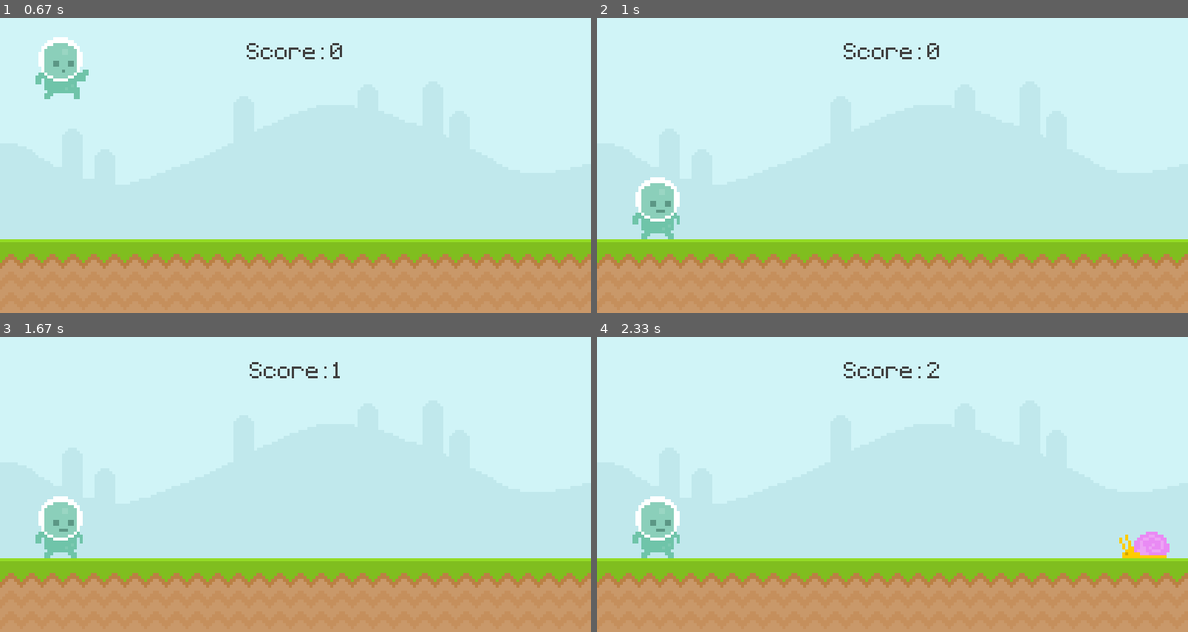
Above: before the commit, frames 1-4 (two rows, left to right).
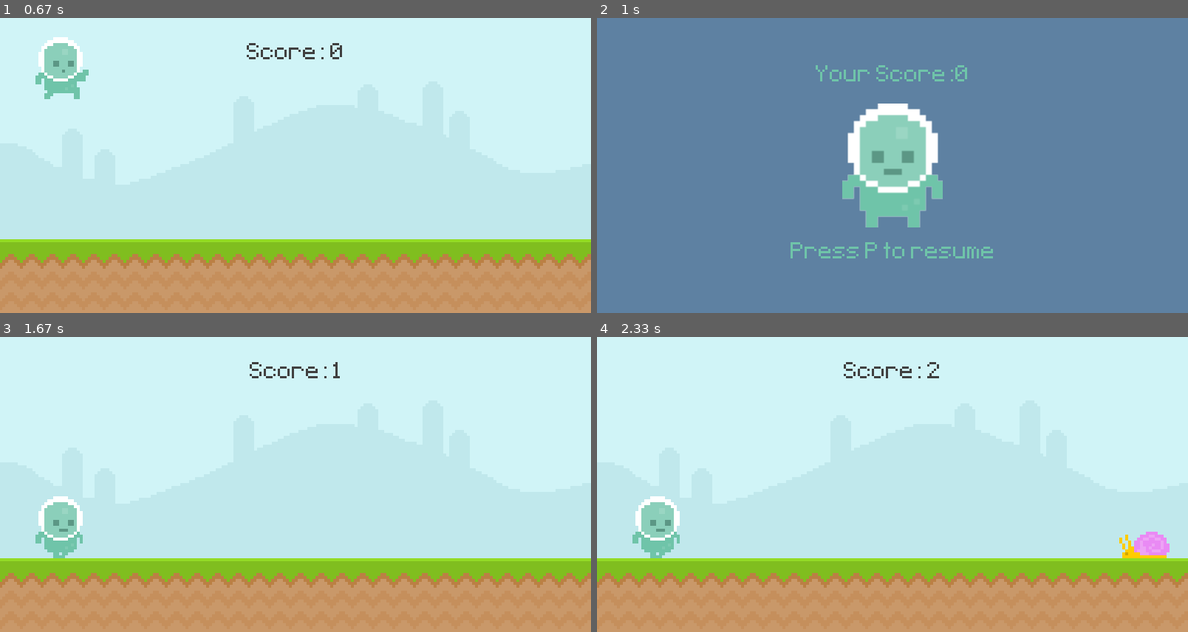
Above: after the commit, the same moments.

Repository: CNBloo/pygame-endless-runner
Game: pygame game, started from runner_video.py
Two runs of this game, one before a commit and one after it. Both use one fixed random seed, a clock stepped at 60 frames per second and the inputs below.
Inputs (mouse positions are in pixels of both pictures, inside the frame that each line leads up to):
- Up to frame 1 (0.67 s): tap Space at 0.33 s
- Up to frame 2 (1 s): hold P from 0.67 s (still down)
- Up to frame 3 (1.67 s): release P at 1.13 s; hold P 1.17-1.63 s
- Up to frame 4 (2.33 s): tap Space at 1.67 s; click (904, 384) at 2.05 s

Frame 1 is identical in both runs. In frame 2, 100% of the frame differs, in the area x 0-100%, y 0-100%; in frame 3, less than 0.1%; in frame 4, less than 0.1%.

Commit message:
Pause Menu added

Diff:
--- a/runner_video.py
+++ b/runner_video.py
@@ -130,6 +130,7 @@
 clock = pygame.time.Clock()
 test_font = pygame.font.Font('font/Pixeltype.ttf', 50)
 game_active = False
+paused = False
 start_time = 0
 score = 0
 bg_music = pygame.mixer.Sound('audio/music.wav')
@@ -189,6 +190,11 @@
 
 game_message = test_font.render('Press space to run',False,(111,196,169))
 game_message_rect = game_message.get_rect(center = (400,320))
+
+#Pause Screen
+pause_name = test_font.render('Press P to resume',False,(111,196,169))
+pause_rect = pause_name.get_rect(center = (400,320))
+pause_start = 0
 
 #Timer
 obstacle_timer = pygame.USEREVENT + 1
@@ -212,12 +218,19 @@
             if event.type == pygame.KEYDOWN:
                 if event.key == pygame.K_SPACE and player_hitbox.bottom >= 300:
                     player_gravity = -20
+                if event.key == pygame.K_p:
+                    paused = not paused
+                    if paused:
+                        pause_start = pygame.time.get_ticks()
+                    else:
+                        start_time += int((pygame.time.get_ticks() - pause_start) / 1000)
+
         else:
             if event.type == pygame.KEYDOWN and event.key == pygame.K_SPACE:
                 game_active = True
                 start_time = int(pygame.time.get_ticks() / 1000)
         if game_active:
-            if event.type == obstacle_timer:
+            if event.type == obstacle_timer and not paused:
                 obstacle_group.add(Obstacle(choice(['fly','snail','snail','snail'])))
                 # if randint(0,2):
                 #     obstacles_rect_list.append(snail_surf.get_rect(bottomright = (randint(900,1100),300)))
@@ -234,42 +247,49 @@
                 else: fly_frame_index = 0
                 fly_surf = fly_frames[fly_frame_index]
 
-
-
     if game_active:
-        screen.blit(sky_surface, (0,0))
-        screen.blit(ground_surface, (0,300))
-        #pygame.draw.rect(screen,'#c0e8ec',score_rect,10)
-        #pygame.draw.rect(screen,'#c0e8ec',score_rect)
-        #screen.blit(score_surface, score_rect)
-        score = display_score()
-
-        #pygame.draw.line(screen,'black',(0,0),(800,400),10)
-        #pygame.draw.ellipse(screen,'black',pygame.Rect(50,200,100,100))
-
-        # snail_hitbox.x -= 4
-        # if snail_hitbox.right <= 0:
-        #     snail_hitbox.left = 800
-        # screen.blit(snail_surface,snail_hitbox)
-
-        #Player
-        # player_gravity += 1
-        # player_hitbox.y += player_gravity
-        # if player_hitbox.bottom >= 300: player_hitbox.bottom = 300
-        # player_animation()
-        # screen.blit(player_surf,player_hitbox)
-        player.draw(screen)
-        player.update()
-
-        obstacle_group.draw(screen)
-        obstacle_group.update()
-
-        #Obstacle Movement
-        #obstacles_rect_list = obstacle_movment(obstacles_rect_list)
-
-        #Collision
-        game_active = collision_sprite()
-        #game_active = collisions(player_hitbox,obstacles_rect_list)
+        if paused:
+            screen.fill((94,129,162))
+            p_score_message = test_font.render(f'Your Score:{score}',False,(111,196,169))
+            p_score_message_rect = score_message.get_rect(center = (400,80))
+            screen.blit(pause_name, pause_rect)
+            screen.blit(player_stand,player_stand_rect)
+            screen.blit(p_score_message,p_score_message_rect)
+
+        else:
+            screen.blit(sky_surface, (0,0))
+            screen.blit(ground_surface, (0,300))
+            #pygame.draw.rect(screen,'#c0e8ec',score_rect,10)
+            #pygame.draw.rect(screen,'#c0e8ec',score_rect)
+            #screen.blit(score_surface, score_rect)
+            score = display_score()
+
+            #pygame.draw.line(screen,'black',(0,0),(800,400),10)
+            #pygame.draw.ellipse(screen,'black',pygame.Rect(50,200,100,100))
+
+            # snail_hitbox.x -= 4
+            # if snail_hitbox.right <= 0:
+            #     snail_hitbox.left = 800
+            # screen.blit(snail_surface,snail_hitbox)
+
+            #Player
+            # player_gravity += 1
+            # player_hitbox.y += player_gravity
+            # if player_hitbox.bottom >= 300: player_hitbox.bottom = 300
+            # player_animation()
+            # screen.blit(player_surf,player_hitbox)
+            player.draw(screen)
+            player.update()
+
+            obstacle_group.draw(screen)
+            obstacle_group.update()
+
+            #Obstacle Movement
+            #obstacles_rect_list = obstacle_movment(obstacles_rect_list)
+
+            #Collision
+            game_active = collision_sprite()
+            #game_active = collisions(player_hitbox,obstacles_rect_list)
     else:
         screen.fill((94,129,162))
         screen.blit(player_stand,player_stand_rect)
@@ -284,6 +304,8 @@
         if score == 0: screen.blit(game_message,game_message_rect)
         else: screen.blit(score_message,score_message_rect)
 
+
+
     # 0 no hit or 1 hit
     #if player_hitbox.colliderect(snail_hitbox):
 
